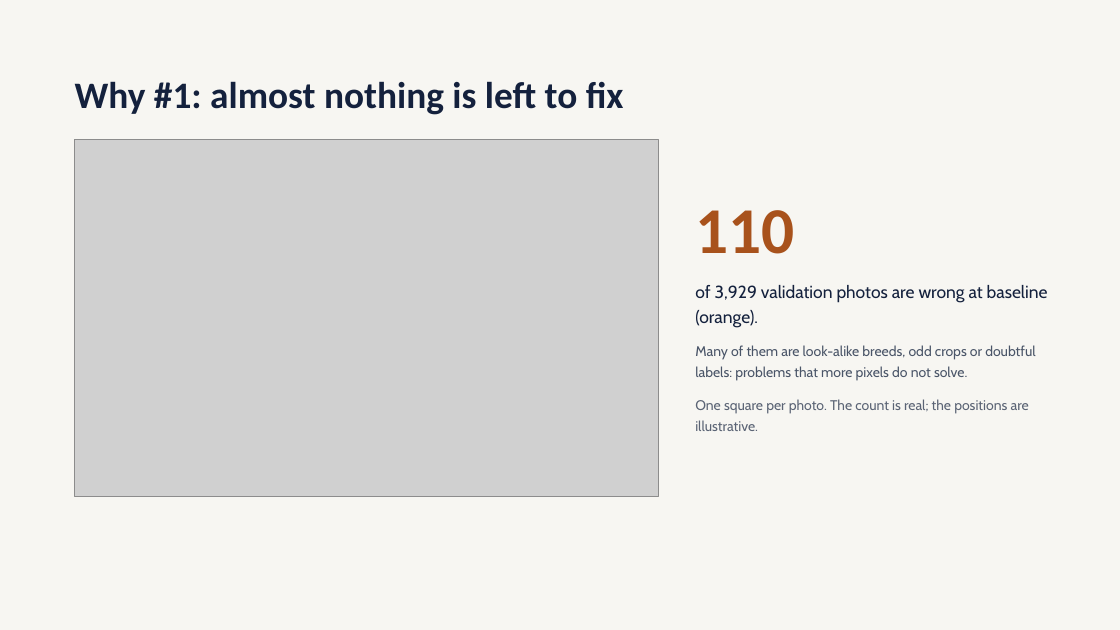
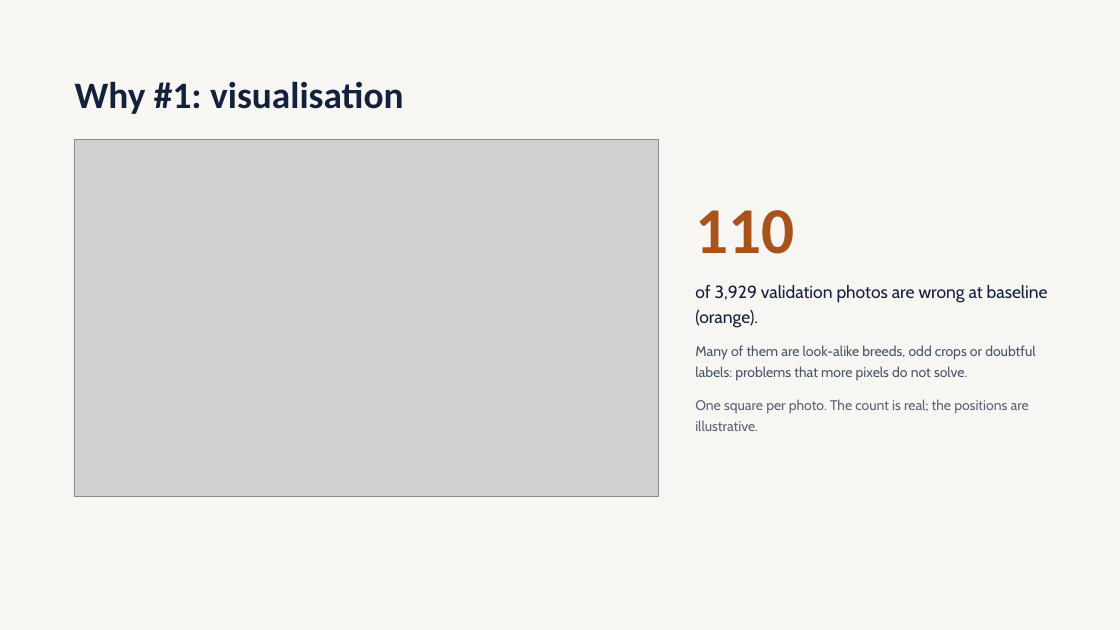
Before and after one commit to dmalynyak/pattern-recognition-uj, a slide deck: slide 18 of task1/presentation.pptx (slide 20 before the commit). Drawn at 1120x630 pixels with LibreOffice and Linux fonts; fonts in the diff are those of the drawing; grey boxes stand for pictures. Boxes give left, top, right and bottom in pixels: in the first picture for what was removed or moved away, otherwise in the second. Text is boxed around its words. In the diff, an @@ line names an element or a change of style, - is before the commit and + after.

```diff
--- a/task1/presentation.pptx
+++ b/task1/presentation.pptx
@@ title at [75,81,403,114]: text changed @@
-Why #1: almost nothing is left to fix
+Why #1: visualisation
```
Also in this commit, not shown: 1 other slide changed, 1 slide removed, 10 other files.
